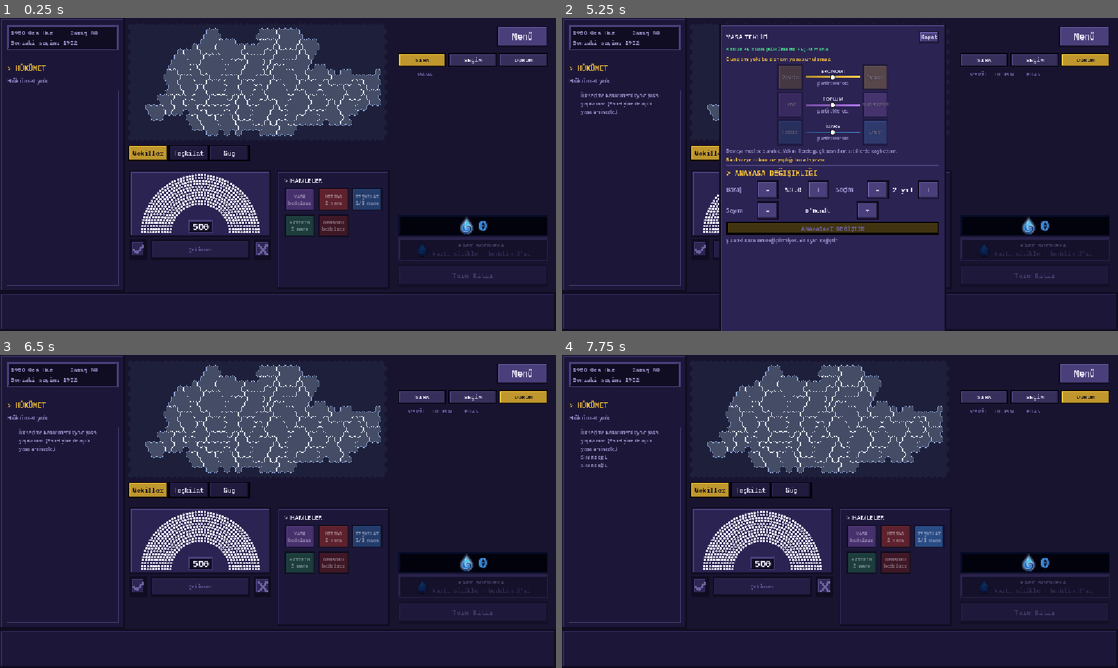
Above: before the commit, frames 1-4 (two rows, left to right).
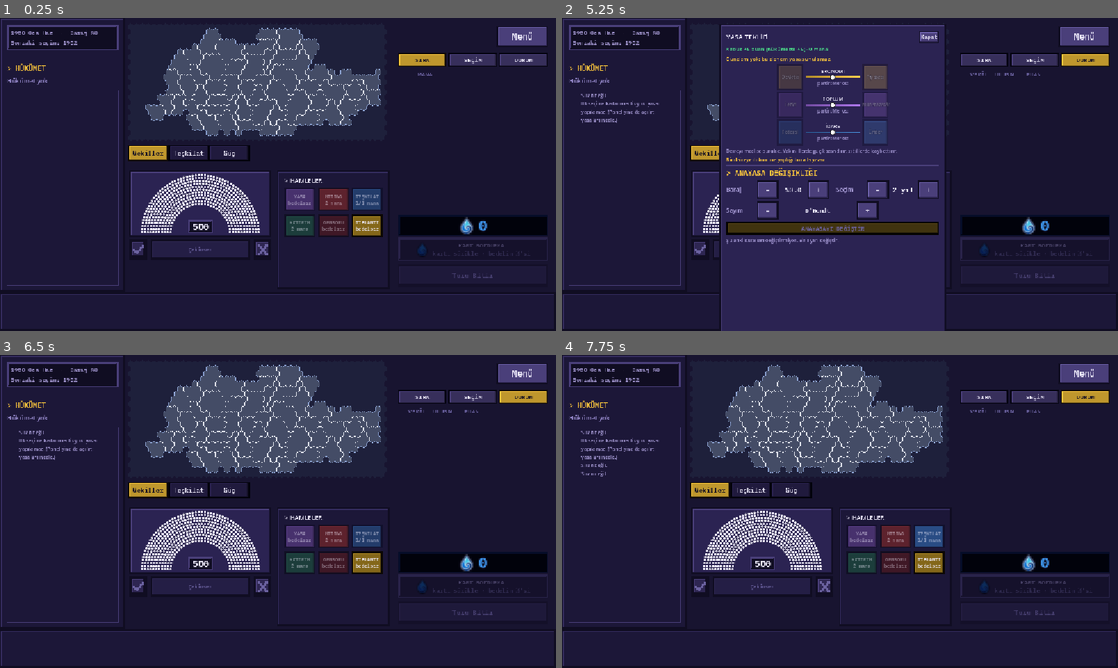
Above: after the commit, the same moments.

Repository: TriQue06/siyaset_oyunu_test_experimental
Game: Godot game, scene res://scenes/GameScreen.tscn
Same seed, same stepped clock (60 frames per second), same inputs: the game is played once before the commit and once after it. This scene is started directly instead of the project's main scene. Sound files missing from this copy of the repository are replaced by a short silence.
Inputs (mouse positions are in pixels of both pictures, inside the frame that each line leads up to):
- Up to frame 1 (0.25 s): no input
- Up to frame 2 (5.25 s): click (928, 224) at 0.5 s, where only the run after the commit has a clickable "TOPLANTI bedelsiz"; click "Menü" at 1.25 s; click "Devam Et (ESC)" at 2 s; click "SIRA" at 2.75 s; click "SEÇİM" at 3.5 s; click "DURUM" at 4.25 s; click "YASA bedelsiz" at 5 s
- Up to frame 3 (6.5 s): click "Kapat" at 5.75 s
- Up to frame 4 (7.75 s): click "MİTİNG 2 mana" at 6.5 s; click "TEŞKİLAT 1/1 mana" at 7.25 s

The runs differ from the first frame. In frame 1, 0.4% of the frame differs, in the area x 63-69%, y 62-70%; in frame 2, 0.3%; in frame 3, 0.7%; in frame 4, 0.8%, in the area x 3-69%, y 23-70%.

Commit message:
Sürüm 0.0.106: yasa sunmak 0,5 kaydırır, grup toplantısı bedelsiz hamle düğmesi
Co-Authored-By: Claude Opus 5.5 <noreply@anthropic.com>

Diff:
--- a/siyaset-oyunu/project.godot
+++ b/siyaset-oyunu/project.godot
@@ -11,7 +11,7 @@
 [application]
 
 config/name="Siyaset Oyunu"
-config/version="0.0.105"
+config/version="0.0.106"
 run/main_scene="res://scenes/Lobby.tscn"
 config/quit_on_go_back=false
 config/features=PackedStringArray("4.7", "Forward Plus")
--- a/siyaset-oyunu/scripts/card_manager.gd
+++ b/siyaset-oyunu/scripts/card_manager.gd
@@ -1217,7 +1217,7 @@
 			elif partner_choice == GovernmentManager.VOTE_NO:
 				_add_national(partner, PublicOpinion.LAW_PARTNER_NO_NATIONAL)
 				_add_national(pm_party, PublicOpinion.LAW_PM_PARTNER_NO_NATIONAL)
-	# Görüş kayması: sunan yasanın yönünde 1 adım, EVET yasanın yönünde,
+	# Görüş kayması: sunan yasanın yönünde yarım adım, EVET yasanın yönünde,
 	# HAYIR ters yönde yarım adım; çekimser kaymaz.
 	var shifts: Array = [{"peer": proposer, "axis": axis, "delta": IdeologyAxes.LAW_PROPOSE_SHIFT * dir}]
 	for voter in votes.keys():
--- a/siyaset-oyunu/scripts/game_screen.gd
+++ b/siyaset-oyunu/scripts/game_screen.gd
@@ -260,8 +260,9 @@
 var _speech_panel: PanelContainer
 var _speech_rows: HBoxContainer
 var _speech_key: String = ""
-## Bu sırada "Atla"ya basıldı mı (tur:sıra)?
-var _speech_skipped_key: String = ""
+## GRUP TOPLANTISI hamle düğmesiyle bu sırada (tur:sıra) açıldı mı?
+var _speech_open_key: String = ""
+var _speech_button: Button
 
 func _ready() -> void:
 	AudioManager.play_music("game")
@@ -827,7 +828,7 @@
 	if current != _last_turn_peer:
 		_last_turn_peer = current
 		if current == multiplayer.get_unique_id() and not CardManager.game_finished:
-			_show_toast("Sıra sende: +%d mana (toplam %s). İstersen grup toplantısında konuş." % [CardManager.turn_income(current), CardManager.mana_text(CardManager.mana_of(current))])
+			_show_toast("Sıra sende: +%d mana (toplam %s)." % [CardManager.turn_income(current), CardManager.mana_text(CardManager.mana_of(current))])
 			AudioManager.play("turn_start")
 	_update_turn_indicator()
 	_refresh_speech_panel()
@@ -2272,7 +2273,7 @@
 	_mana_plate.gui_input.connect(func(event: InputEvent):
 		if event is InputEventMouseButton and event.pressed and event.button_index == MOUSE_BUTTON_LEFT:
 			_show_toast(_mana_rules))
-	_mana_rules = "Sıran gelince +%d mana (hükümette görevin va …(392 unchanged characters)… lü +%d), bonus kart %d, kart çalma %d.\nSıranın başında meclis grup toplantısında konuşabilirsin (atlarsan ulusal destek çok az düşer).\nTur kendiliğinden bitmez: \"Turu Biti …(83 unchanged characters)…
+	_mana_rules = "Sıran gelince +%d mana (hükümette görevin va …(392 unchanged characters)… lü +%d), bonus kart %d, kart çalma %d.\nTOPLANTI hamlesi (bedelsiz, sırada bir kez): grup toplantısında bir görüşü savun, partin yarım adım kayar; konuşmadan biten sırada ulusal destek çok az düşer.\nTur kendiliğinden bitmez: \"Turu Biti …(83 unchanged characters)…
 		GameRules.MANA_PER_ROUND, GameRules.MANA_PER_ROUND_GOVERNMENT,
 		GameRules.cost_text(GameRules.LAW_MANA_COST), GameRules.cost_text(GameRules.MITING_MANA_COST),
 		GameRules.cost_text(GameRules.ORG_MANA_COST), GameRules.cost_text(GameRules.INVEST_MANA_COST),
@@ -2307,6 +2308,10 @@
 	_invest_button.pressed.connect(_on_invest_button_pressed)
 	_censure_button = _action_button("GENSORU", GameRules.cost_text(GameRules.CENSURE_MANA_COST), UiTheme.RED_DARK)
 	_censure_button.pressed.connect(_on_censure_button_pressed)
+	# GRUP TOPLANTISI: bedelsiz hamle, düğme her zaman açık (sırada 1 konuşma).
+	_speech_button = _action_button("TOPLANTI", "bedelsiz", UiTheme.GOLD_DIM)
+	_speech_button.tooltip_text = "Meclis grup toplantısı: bir görüşü savun, partin yarım adım kayar. Bedelsiz, sırada bir kez."
+	_speech_button.pressed.connect(_on_speech_button_pressed)
 
 ## Hamle butonu: ızgaraya eklenir, sabit kutu boyutunda kalır ve yazı taşarsa
 ## kırpılır — böylece hiçbir buton komşusunu itemez.
@@ -3109,14 +3114,14 @@
 	title.add_theme_font_size_override("font_size", 11)
 	title.add_theme_color_override("font_color", UiTheme.GOLD)
 	header.add_child(title)
-	# Atla: bu sıra konuşma yok (sıra bitince ulusal puan çok az düşer).
+	# Kapat: şerit gizlenir; hamle düğmesiyle yeniden açılır.
 	var skip := Button.new()
-	skip.text = "Atla"
-	skip.tooltip_text = "Bu sıra konuşma yok: sıra bitince ulusal destek çok az düşer."
+	skip.text = "Kapat"
+	skip.tooltip_text = "Toplantıyı kapat (TOPLANTI düğmesiyle yeniden açılır)."
 	skip.add_theme_font_size_override("font_size", 11)
 	UiSkin.skin_button(skip)
 	skip.pressed.connect(func():
-		_speech_skipped_key = "%d:%d" % [CardManager.round_number, CardManager.current_turn_index]
+		_speech_open_key = ""
 		_speech_panel.hide())
 	header.add_child(skip)
 	_speech_rows = HBoxContainer.new()
@@ -3125,12 +3130,24 @@
 	_speech_panel.hide()
 	add_child(_speech_panel)
 
+func _on_speech_button_pressed() -> void:
+	var me := multiplayer.get_unique_id()
+	if not CardManager.can_act():
+		_show_toast("Sıran değil.")
+		return
+	if not CardManager.needs_speech(me):
+		_show_toast("Bu sıra grup toplantısında zaten konuştun.")
+		return
+	var key := "%d:%d" % [CardManager.round_number, CardManager.current_turn_index]
+	_speech_open_key = "" if _speech_open_key == key else key
+	_refresh_speech_panel()
+
 func _refresh_speech_panel() -> void:
 	if _speech_panel == null:
 		return
 	var me := multiplayer.get_unique_id()
 	var wanted := CardManager.needs_speech(me) and not CardManager.is_turn_blocked() and not CardManager.game_finished \
-		and _speech_skipped_key != "%d:%d" % [CardManager.round_number, CardManager.current_turn_index]
+		and _speech_open_key == "%d:%d" % [CardManager.round_number, CardManager.current_turn_index]
 	if not wanted:
 		_speech_panel.hide()
 		_speech_key = ""
--- a/siyaset-oyunu/scripts/ideology_axes.gd
+++ b/siyaset-oyunu/scripts/ideology_axes.gd
@@ -26,7 +26,7 @@
 	"administrative": {"title": "İdare", "neg": "Federal", "pos": "Üniter"},
 }
 const STEP := 0.5
-const LAW_PROPOSE_SHIFT := 1.0
+const LAW_PROPOSE_SHIFT := 0.5
 const LAW_VOTE_SHIFT := 0.5
 ## MECLİS KONUŞMASI: sıra gelen oyuncu hamleden önce 6 uçtan birini savunur,
 ## partisi o yöne bu kadar kayar (zorunlu, atlanamaz).
--- a/siyaset-oyunu/tools/midgame_preview.gd
+++ b/siyaset-oyunu/tools/midgame_preview.gd
@@ -97,6 +97,7 @@
 		gm._clear_proposal()
 		gm._set_phase(gm.Phase.GOVERNING)
 		cms._push_state({"type": "timer"})
+		scene._on_speech_button_pressed()
 		await create_timer(0.3).timeout
 		root.get_texture().get_image().save_png("%s/midgame_speech.png" % OS.get_user_data_dir())
 		print("screenshot: midgame_speech")
@@ -107,6 +108,8 @@
 		pm.parties[mm.owner_id]["ideology"]["economic"] = 2.0
 		cms.speech_done = false
 		cms._push_state({"type": "timer"})
+		scene._speech_open_key = "%d:%d" % [cms.round_number, cms.current_turn_index]
+		scene._refresh_speech_panel()
 		await create_timer(0.3).timeout
 		print("KONUSMA SERIDI genislik %.0f -> %.0f %s" % [first_width, scene._speech_panel.size.x,
 			"AYNI" if absf(first_width - scene._speech_panel.size.x) < 1.0 else "GENISLEDI"])
--- a/siyaset-oyunu/tools/smoke_test_opinion.gd
+++ b/siyaset-oyunu/tools/smoke_test_opinion.gd
@@ -170,6 +170,7 @@
 	var eco_neg := extreme("economic", false)
 	var a_pos := PublicOpinion.law_alignment(voters[eco_pos], "economic", 1)
 	var a_neg := PublicOpinion.law_alignment(voters[eco_neg], "economic", 1)
+	var eco3_before := float(pm.parties[3]["ideology"]["economic"])
 	var law_eco: String = cp.law_type("economic", 1)
 	check("muhalefet yasa getirebilir", gm.submit_law(3, law_eco) and gm.proposal_kind == gm.KIND_LAW)
 	gm._apply_vote(3, gm.VOTE_YES)
@@ -185,7 +186,7 @@
 		"%.2f (uyum %.2f)" % [cm.local_of(eco_pos, 1), a_pos])
 	check("HAYIR: yakin ilde eksi, zit ilde arti", cm.local_of(eco_pos, 2) < 0.0 and cm.local_of(eco_neg, 2) > 0.0)
 	check("yasa ulusal puana sadece gorus degisimi bedeli yazar", cm.national_support.values().all(func(v): return float(v) <= 0.0), str(cm.national_support))
-	check("getirenin gorusu yasa yonune kaydi", int(pm.parties[3]["ideology"]["economic"]) == 2)
+	check("getirenin gorusu yasa yonune yarim adim kaydi", is_equal_approx(float(pm.parties[3]["ideology"]["economic"]), eco3_before + 0.5), str(pm.parties[3]["ideology"]["economic"]))
 
 	cm.local_support = {}
 	var soc_mid := most_neutral("social")
--- a/siyaset-oyunu/tools/smoke_test_rules.gd
+++ b/siyaset-oyunu/tools/smoke_test_rules.gd
@@ -352,7 +352,7 @@
 	var before3 := float(pm.parties[3]["ideology"]["social"])
 	var before1 := float(pm.parties[1]["ideology"]["social"])
 	cm.apply_law_result(1, cp.law_type("social", -1), {1: 1, 2: 1, 3: -1}, true, [])
-	check("sunan 1 adim kaydi", near(float(pm.parties[1]["ideology"]["social"]), before1 - 1.0))
+	check("sunan yarim adim kaydi", near(float(pm.parties[1]["ideology"]["social"]), before1 - 0.5))
 	check("EVET yasa yonune yarim adim", near(float(pm.parties[2]["ideology"]["social"]), before2 - 0.5))
 	check("HAYIR ters yone yarim adim", near(float(pm.parties[3]["ideology"]["social"]), before3 + 0.5))
 	cm.apply_law_result(1, cp.law_type("social", -1), {2: 0}, false, [])
Not shown, changed: siyaset-oyunu/export_presets.cfg
